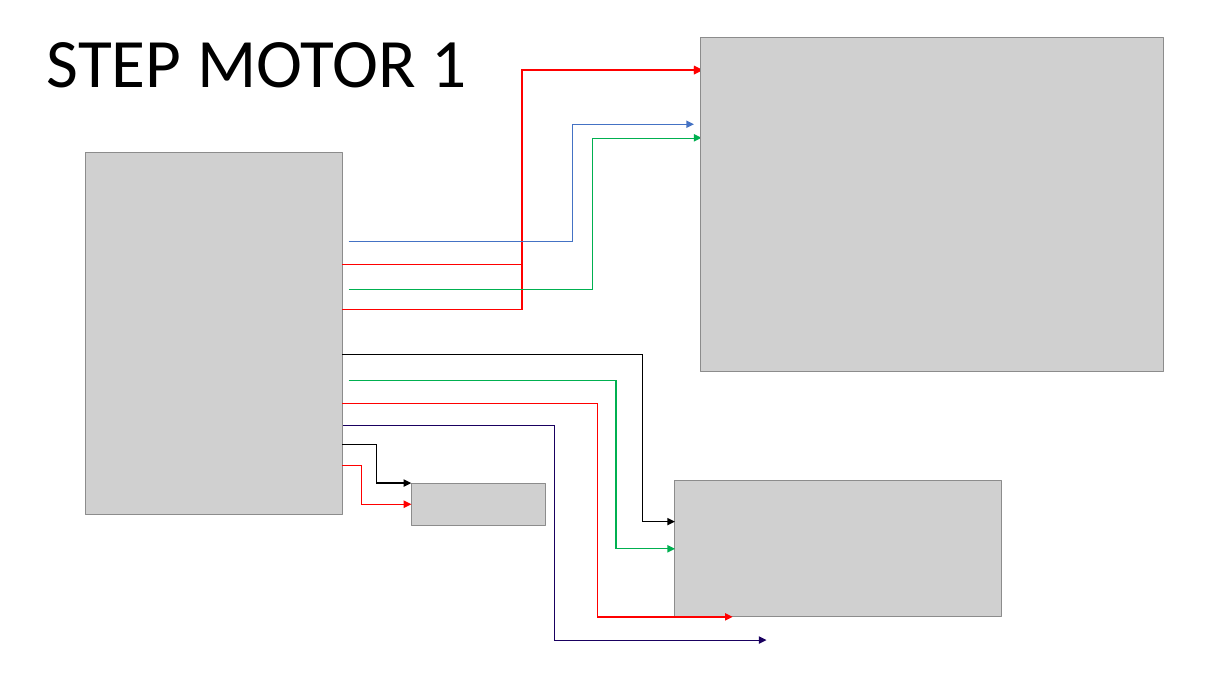
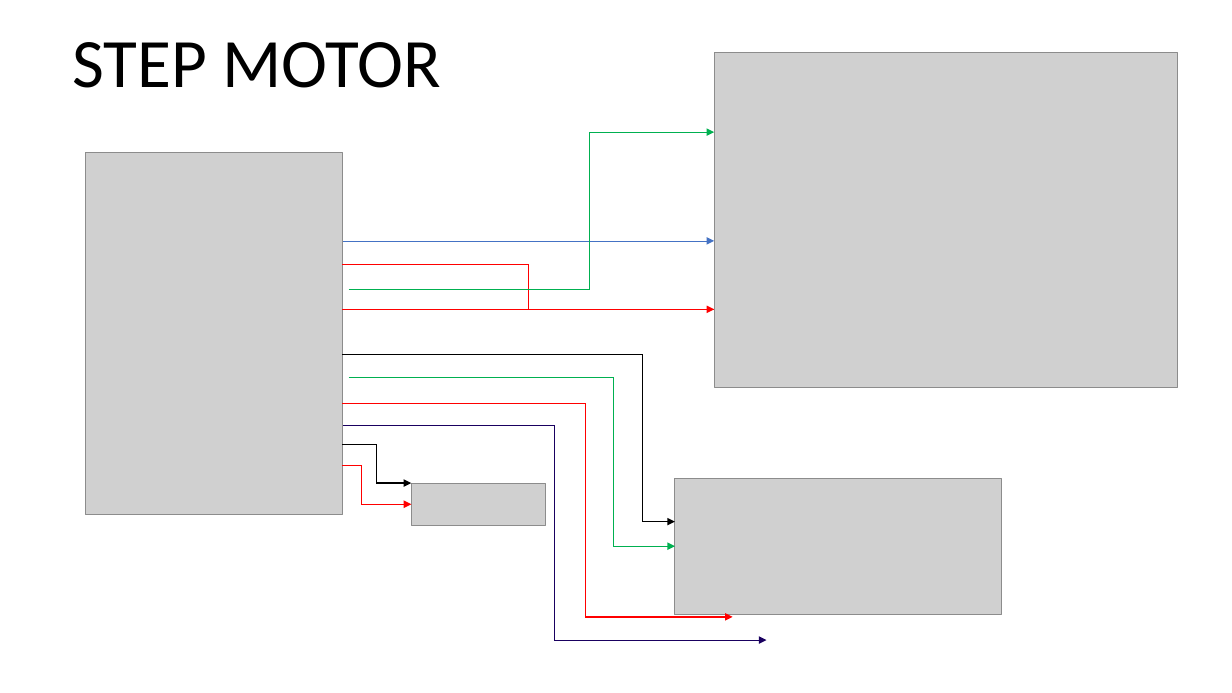
Before and after one commit to FreakJazz/ESP32-control-TB6600, a slide deck: slide 5 of connections/connections.pptx (slide 1 before the commit). Drawn at 1232x693 pixels with LibreOffice and Linux fonts; fonts in the diff are those of the drawing; grey boxes stand for pictures. Boxes give left, top, right and bottom in pixels: in the first picture for what was removed or moved away, otherwise in the second. Text is boxed around its words. In the diff, an @@ line names an element or a change of style, - is before the commit and + after.

```diff
--- a/connections/connections.pptx
+++ b/connections/connections.pptx
@@ text at <box>72,42,441,88</box>: text changed @@
-STEP MOTOR 1
+STEP MOTOR
@@ picture: place and size @@
-picture at <box>701,38,1164,372</box>
+picture at <box>714,53,1177,387</box>
@@ elbow arrow moved from (348, 289) - (701, 138) to (348, 289) - (714, 132) @@
@@ elbow arrow moved from (348, 242) - (694, 124) to (343, 241) - (714, 241) @@
@@ elbow arrow moved from (343, 264) - (701, 69) to (343, 264) - (714, 310) @@
@@ elbow arrow moved from (343, 310) - (701, 71) to (343, 310) - (755, 310) @@
@@ elbow arrow (348, 378) - (675, 546): route changed @@
@@ elbow arrow (343, 403) - (733, 617): route changed @@
```
Also in this commit, not shown: 2 other slides changed, 4 slides added, 3 slides removed, 4 other files.
